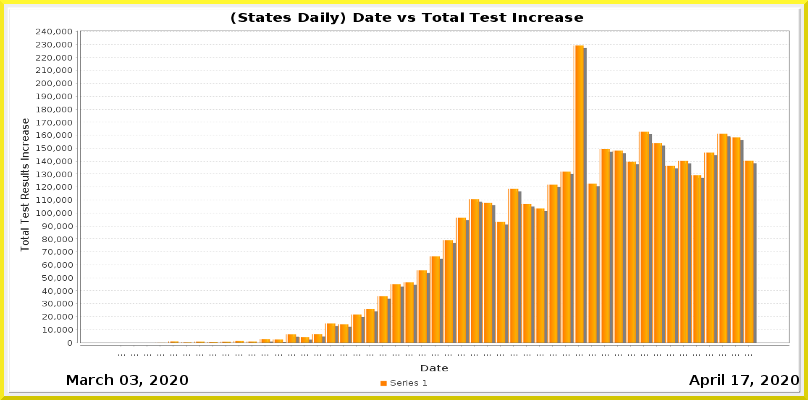
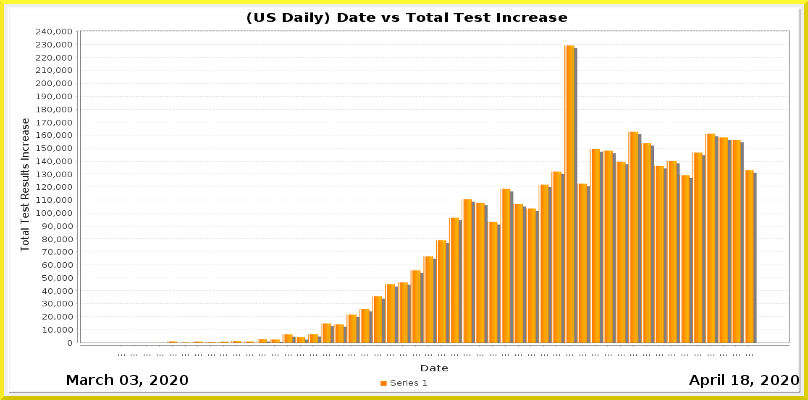
Revision of a layered w=808, h=400 image; what changed, layer by layer:
painted on "Current Date" over (x1=741, y1=375, x2=749, y2=385)
painted on "Date_vs_TestIncrease.png" over (x1=130, y1=12, x2=757, y2=356)
